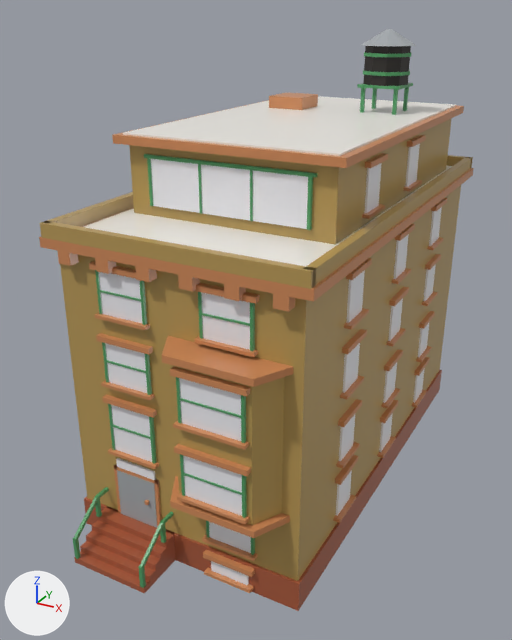
The glTF model assets/managed-models/buildings/house-1x2-5f-brownstone-a/house-1x2-5f-brownstone-a.glb as it was, and as the next commit left it.
One viewpoint serves both versions: a camera (50 mm lens) standing at (1.225, -2.484, 1.89) and looking at (-0.069, -0.131, 0.713). Every picture has the same lights, and +X, +Y and +Z are marked at lower left. The picture after the commit comes second. Vertices at exactly the same position are counted once.

Names of what the first picture shows: 'house-1x2-5f-brownstone-a'.
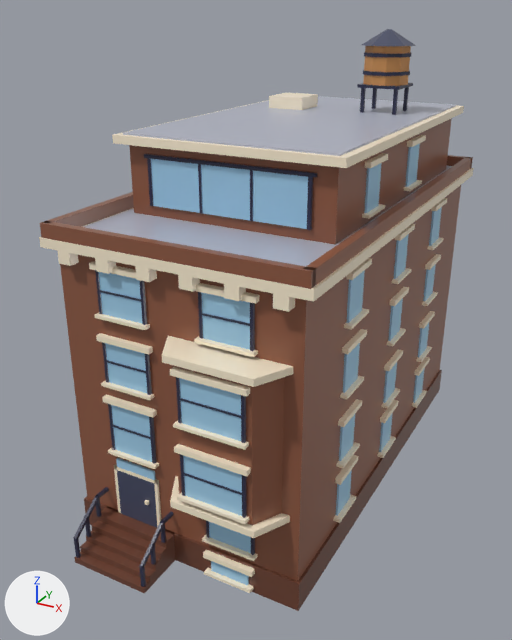
Where the change shows, as pixel boxes [x1, y1, x2, y2] in the pictures (512 x 640 px; the box of a moved part takes in the faces that stretch with it):
part 1 of me_house_1x2_5f_brownstone_a, added
    after: [84, 516, 91, 537]
part 2 of me_house_1x2_5f_brownstone_a, added
    after: [150, 543, 156, 565]
part 3 of me_house_1x2_5f_brownstone_a, moved or reshaped
    before: [73, 488, 173, 588]
    after: [73, 488, 173, 587]
part 4 of me_house_1x2_5f_brownstone_a, surface changed
    both: [39, 29, 474, 611]

The change, as a diff of the scene's bpy script:
```diff
--- a/assets/managed-models/buildings/house-1x2-5f-brownstone-a/house-1x2-5f-brownstone-a.glb.py
+++ b/assets/managed-models/buildings/house-1x2-5f-brownstone-a/house-1x2-5f-brownstone-a.glb.py
@@ me_house_1x2_5f_brownstone_a @@
 # used by ob_house_1x2_5f_brownstone_a; location = (0.0, 0.0, 0.0)
-me_house_1x2_5f_brownstone_a.from_pydata(...)  # 2040 vertices, 3240 faces; spans x -0.5..0.5, y -1.0..1.01, z 0.0..1.81
+me_house_1x2_5f_brownstone_a.from_pydata(...)  # 2056 vertices, 3264 faces; spans x -0.5..0.5, y -1.0..1.01, z 0.0..1.81
+# me_house_1x2_5f_brownstone_a part 1: a new loose piece, a box spanning x -0.356..-0.344, y -0.931..-0.919, z 0.072..0.164, in mat_m_house_1x2_5f_brownstone_a
+# me_house_1x2_5f_brownstone_a part 2: a new loose piece, a box spanning x -0.056..-0.044, y -0.931..-0.919, z 0.072..0.164, in mat_m_house_1x2_5f_brownstone_a
+# me_house_1x2_5f_brownstone_a part 3
+# 10 vertices are removed from x -0.36..-0.04, y -1.0..-0.99, z 0.02..0.11
+# 74 faces are deleted
+# 4 vertices are added at (-0.36, -0.98, 0.02), (-0.36, -0.98, 0.12), (-0.06, -0.98, 0.02), (-0.06, -0.98, 0.12)
+# 6 new vertices lie (0.0, 0.0, 0.1) away from vertices in x -0.36..-0.04, y -1.0..-0.99, z 0.02
+# 74 new faces join them
+# me_house_1x2_5f_brownstone_a part 4: 3166 kept faces spanning x -0.5..0.5, y -1.0..1.01, z 0.0..1.81 get new texture (UV) coordinates
 me_house_1x2_5f_brownstone_a.materials.append(mat_m_house_1x2_5f_brownstone_a)
```
